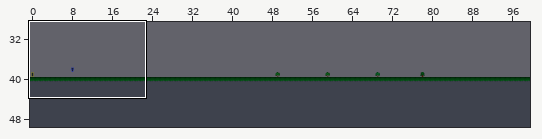
Two versions of a level (Tiled map, tiled prj/0.tmx). Above: a wide view before the commit, with the close-up outlined.
Close-up. Old version:
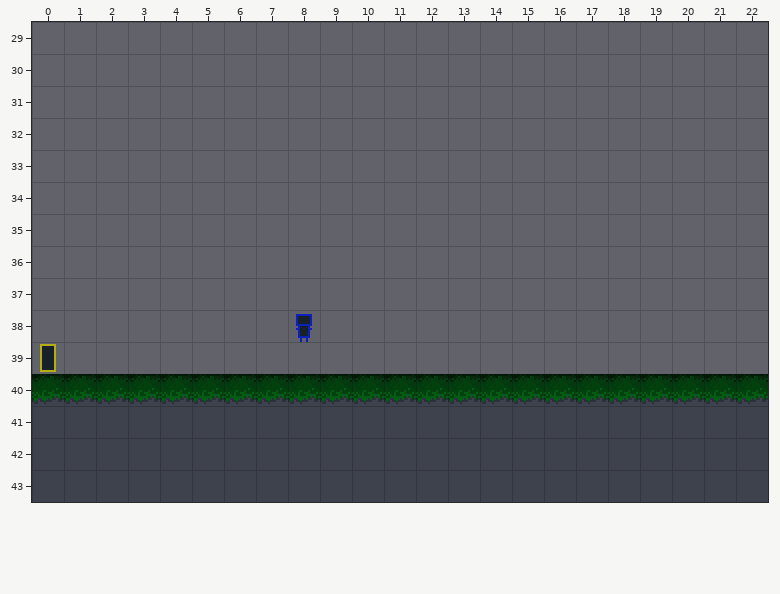
Cells are 16x16 px. Shown: x 0..22, y 29..43. The commit also changed other parts of the map, which this record leaves out.
After:
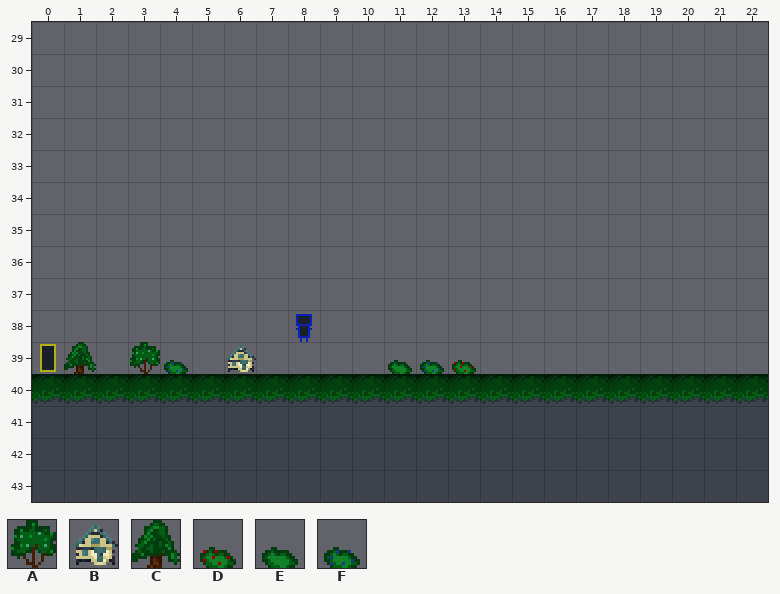
Key: from "tileset": A 50, B 51, C 100, D 103, E 104, F 105.
_ is an empty cell, . an unchanged one.
Difference:
--- layer "Tile Layer 1"
@@ x 1..13 @@
-39 _.__._....___
+39 C.AF.B....EFD
Changed places in both close-ups, as pixel boxes (x1, y1, x2, y2):
added: (64, 342, 96, 374)
added: (130, 342, 188, 374)
added: (226, 344, 256, 372)
added: (388, 360, 476, 374)
